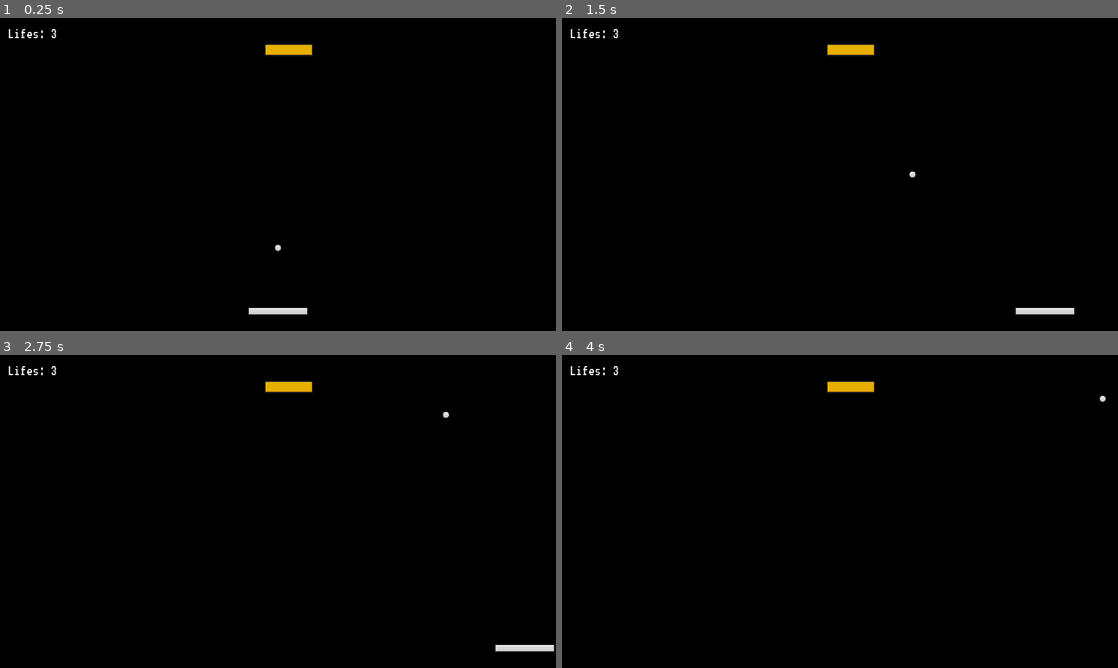
Above: before the commit, frames 1-4 (two rows, left to right).
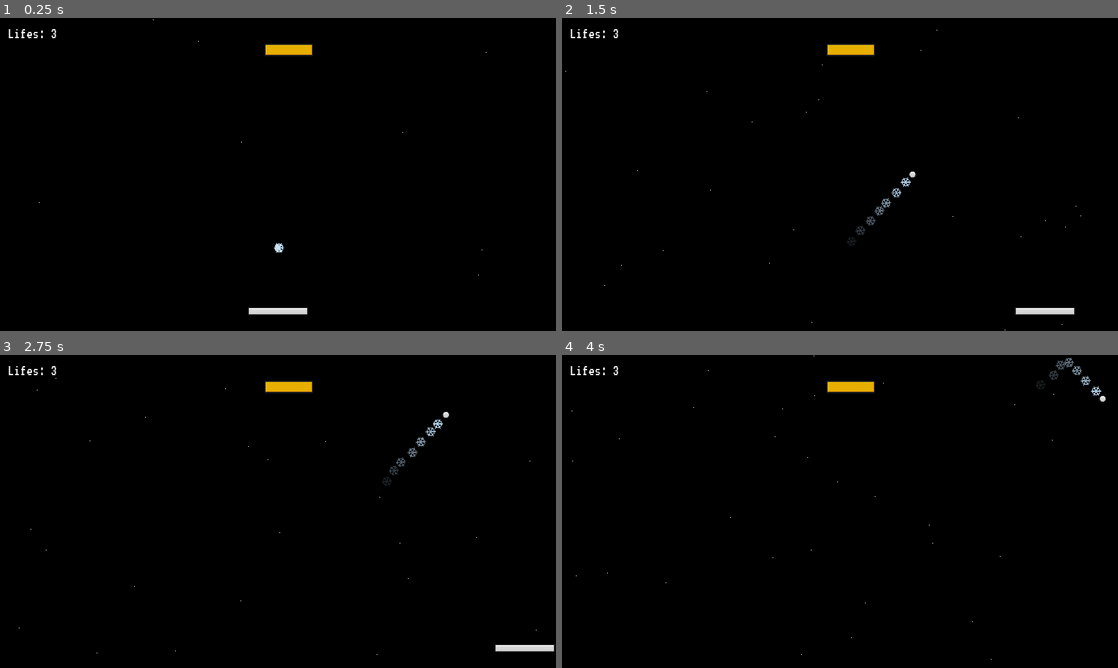
Above: after the commit, the same moments.

Repository: qusitu1/Brick-Breakers
Game: Godot game, scene res://Scenes/main.tscn
Same seed, same stepped clock (60 frames per second), same inputs: the game is played once before the commit and once after it.
Inputs:
- Up to frame 1 (0.25 s): no input
- Up to frame 2 (1.5 s): tap Enter at 0.5 s; hold D (right) 0.53-1.28 s; hold A (left) from 1.28 s (still down)
- Up to frame 3 (2.75 s): release A (left) at 2.03 s; hold D (right) from 2.03 s (still down)
- Up to frame 4 (4 s): release D (right) at 3.53 s; hold A (left) from 3.53 s (still down)

The runs differ from the first frame. In frame 1, less than 0.1% of the frame differs, in the area x 7-88%, y 0-83%; in frame 2, 0.2%; in frame 3, 0.2%; in frame 4, 0.2%, in the area x 1-97%, y 0-98%.

Commit message:
added particles to main

Diff:
--- a/Scenes/main.tscn
+++ b/Scenes/main.tscn
@@ -6,19 +6,23 @@
 [ext_resource type="PackedScene" uid="uid://c8r72f4ij7kls" path="res://Scenes/ball.tscn" id="2_lm2je"]
 [ext_resource type="PackedScene" uid="uid://bx2xik7buntok" path="res://Scenes/wall.tscn" id="3_i3101"]
 [ext_resource type="PackedScene" uid="uid://8oybamtlflx4" path="res://Scenes/death_zone.tscn" id="4_cnm30"]
+[ext_resource type="PackedScene" uid="uid://bt3mcrtutnufk" path="res://Scenes/snowflake.tscn" id="6_dsy32"]
 [ext_resource type="Script" path="res://Scripts/brick_spawner.gd" id="6_gf4sn"]
 [ext_resource type="PackedScene" uid="uid://qhhng4bjd6vx" path="res://Scenes/brick.tscn" id="7_181yb"]
 [ext_resource type="AudioStream" uid="uid://ckdfthxoui7fl" path="res://SFX/Oneul - Twinkle Light.mp3" id="9_x5fhm"]
 [ext_resource type="AudioStream" uid="uid://dcpr2oswg8663" path="res://SFX/lost a life.mp3" id="10_u6e2g"]
 [ext_resource type="AudioStream" uid="uid://bw6jarjua8n3p" path="res://SFX/game won.mp3" id="11_yobiu"]
 [ext_resource type="AudioStream" uid="uid://lhvm2rjg23lk" path="res://SFX/game lost.mp3" id="12_3xjbi"]
-[ext_resource type="AudioStream" uid="uid://b2iap2nvwu5pd" path="res://SFX/ball hitting brick.mp3" id="13_23m33"]
-[ext_resource type="AudioStream" uid="uid://ckvj4g33fqrlf" path="res://SFX/level passed.mp3" id="14_nv6mo"]
+[ext_resource type="PackedScene" uid="uid://nt2hla7cc3h2" path="res://Scenes/snow.tscn" id="13_04cw3"]
+[ext_resource type="AudioStream" path="res://SFX/ball hitting brick.mp3" id="13_23m33"]
+[ext_resource type="AudioStream" path="res://SFX/level passed.mp3" id="14_nv6mo"]
 
 [node name="Main" type="Node"]
 script = ExtResource("1_kqw8v")
 
 [node name="UI" parent="." instance=ExtResource("1_aqp5h")]
+
+[node name="Snow" parent="." instance=ExtResource("13_04cw3")]
 
 [node name="Camera2D" type="Camera2D" parent="."]
 
@@ -32,6 +36,8 @@
 collision_mask = 14
 death_zone = NodePath("../DeathZone")
 ui = NodePath("../UI")
+
+[node name="snowflake" parent="Ball" instance=ExtResource("6_dsy32")]
 
 [node name="Walls" type="Node" parent="."]
 
Not shown: 1 places in Scenes/main.tscn that only renumber resources
Not shown: 1 places in Scenes/snow.tscn that only renumber resources
Not shown: 1 places in Scenes/snowflake.tscn that only renumber resources
